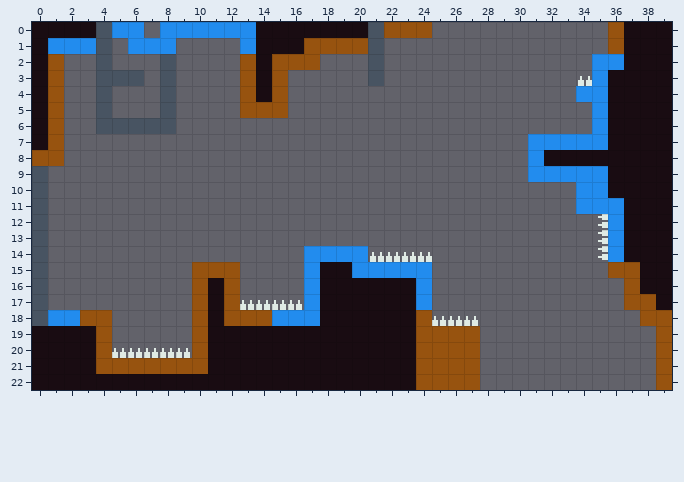
Level history. Tiled map: data/maps/test.tmx. The picture above was drawn from the file before the commit.
Cells are 8x8 px. Shown: x 0..39, y 0..22.
After the commit:
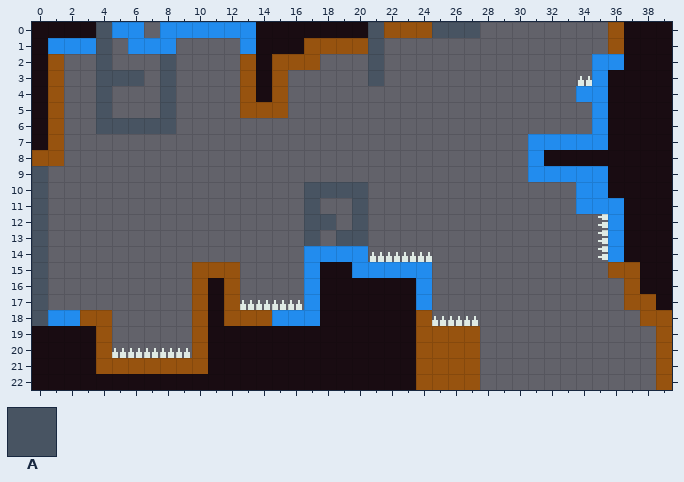
Key: from "Foregound": A 3.
_ is an empty cell.
The edit:
Layer "Terrain":
The author put tile A in row 0 at x 25 to 27; in row 10 at x 17 to 20; in row 11 at x 17 and 20; in row 12 at x 17 to 18 and 20; in row 13 at x 17 and 19 to 20.
